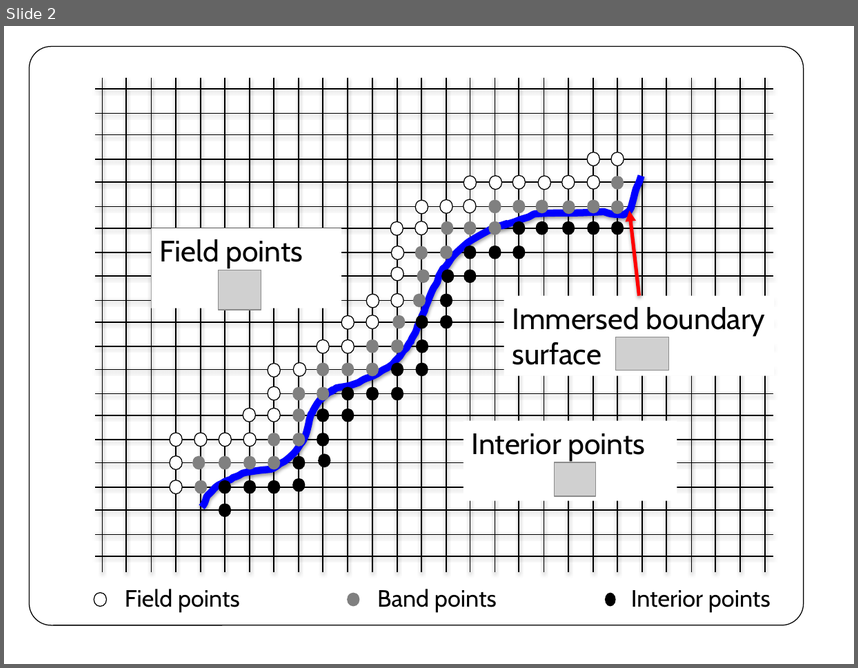
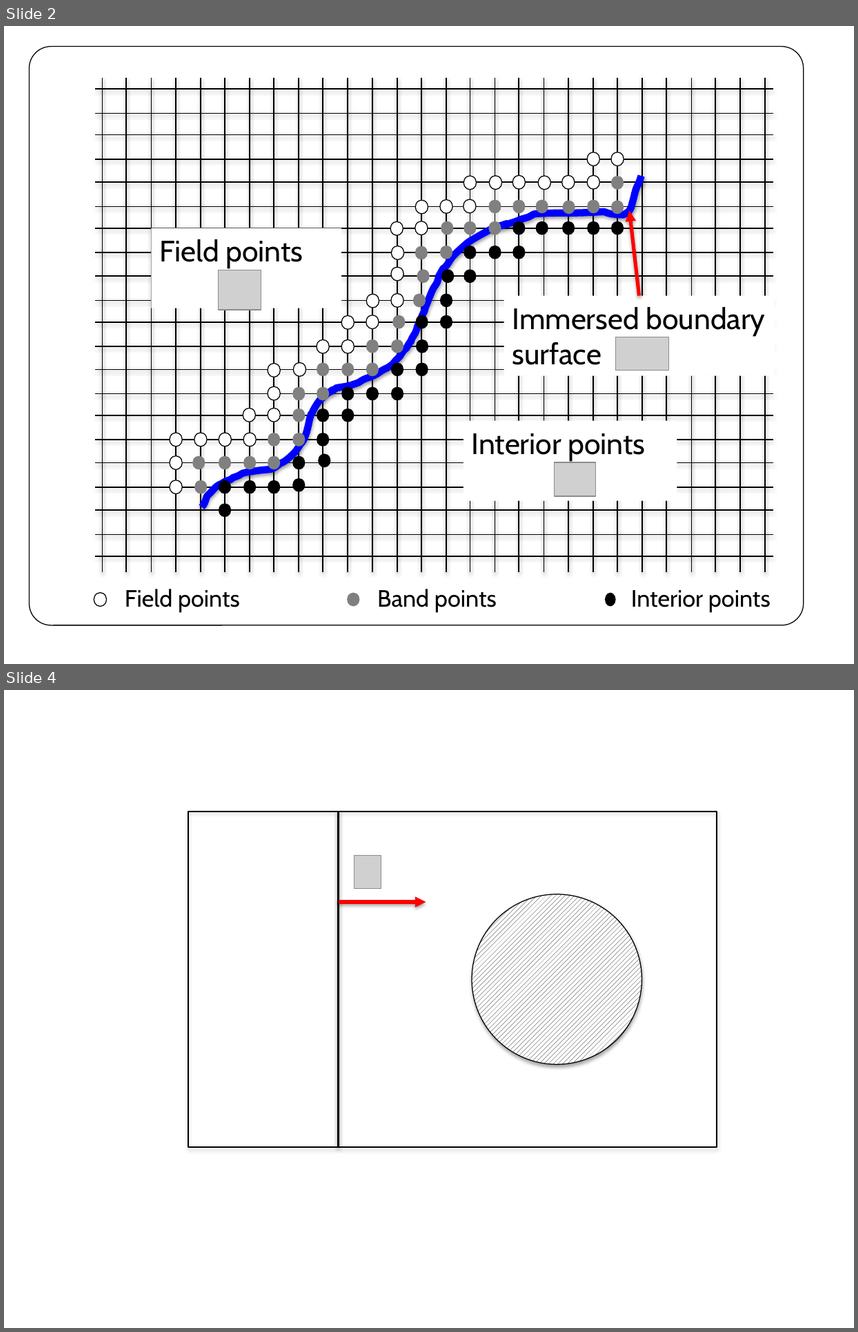
Before and after one commit to kastermight/comps, a slide deck: fig/model.pptx. Shown one above the other, each under a label of ours: slide 2 before the commit, slides 2 and 4 after it; the slides between them are not shown. The pictures are 858x668 and 858x1332 pixels, drawn with LibreOffice and Linux fonts; fonts in the diff are those of the drawing; grey boxes stand for pictures. Boxes give left, top, right and bottom in pixels: in the first picture for what was removed or moved away, otherwise in the second. Text is boxed around its words. In the diff, an @@ line names an element or a change of style, - is before the commit and + after.

```diff
--- a/fig/model.pptx
+++ b/fig/model.pptx
@@ slide 4 added at box(4, 690, 854, 1328), background #FFFFFF @@
@@ rectangle added at box(188, 811, 717, 1147), outline #000000 0.75 pt @@
@@ line added from (338, 811) to (338, 1147), #000000 2 pt @@
@@ picture added at box(355, 856, 381, 889) @@
@@ ellipse added at box(472, 894, 642, 1064), fill pattern #000000 on #FFFFFF, outline #000000 0.75 pt @@
@@ arrow added from (338, 902) to (426, 902), #FF0000 3 pt @@
```
Also in this commit, not shown: 3 other slides added, 33 other files.
